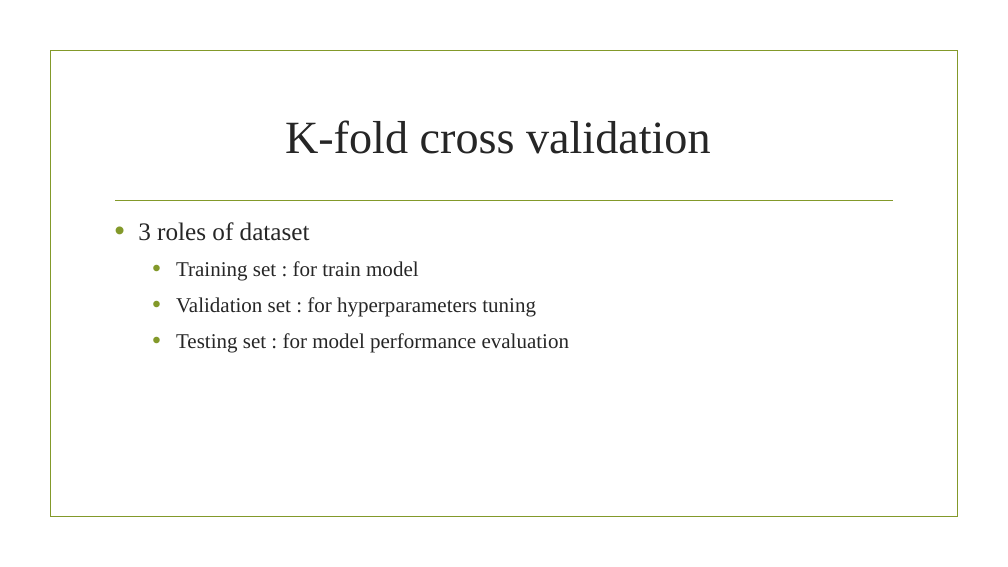
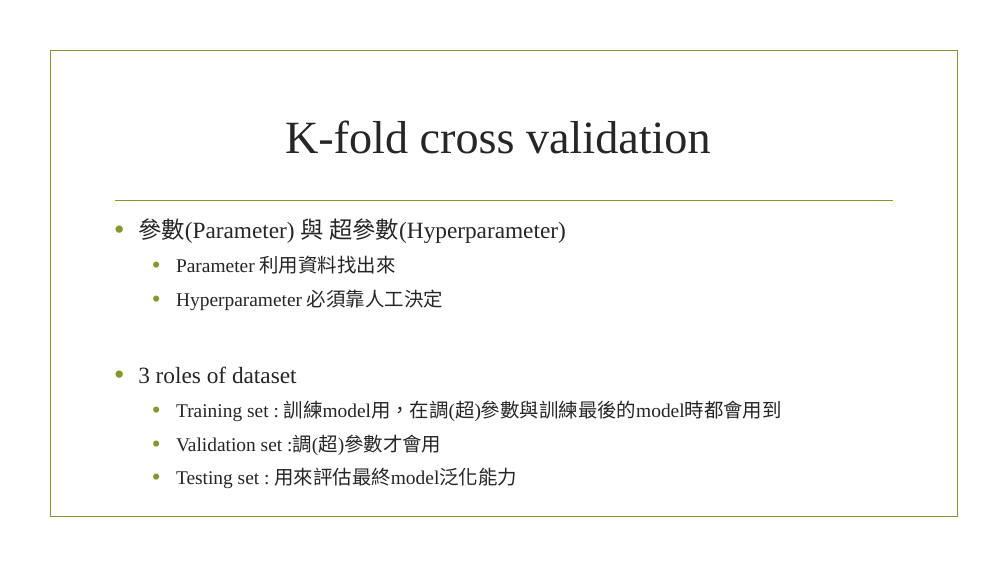
Before and after one commit to gama79530/ML_workshop, a slide deck: slide 12 of ML_workshop.pptx (slide 14 before the commit). Drawn at 1008x567 pixels with LibreOffice and Linux fonts; fonts in the diff are those of the drawing; background and template pictures are left out. Boxes give left, top, right and bottom in pixels: in the first picture for what was removed or moved away, otherwise in the second. Text is boxed around its words. In the diff, an @@ line names an element or a change of style, - is before the commit and + after.

```diff
--- a/ML_workshop.pptx
+++ b/ML_workshop.pptx
@@ text at (138, 218, 566, 310): paragraphs added @@
+• 參數(Parameter) 與 超參數(Hyperparameter)
+  • Parameter 利用資料找出來
+  • Hyperparameter 必須靠人工決定
@@ text at (138, 366, 297, 384): size 24 to 22.2 pt in "3 roles of dataset" @@
@@ text at (176, 400, 782, 488): text changed; size 20 to 18.5 pt @@
-  • Training set : for train model
-  • Validation set : for hyperparameters tuning
-  • Testing set : for model performance evaluation
+  • Training set : 訓練model用，在調(超)參數與訓練最後的model時都會用到
+  • Validation set :調(超)參數才會用
+  • Testing set : 用來評估最終model泛化能力
```
Also in this commit, not shown: 5 other slides changed, 2 slides added, 1 slide removed, 5 other files.
